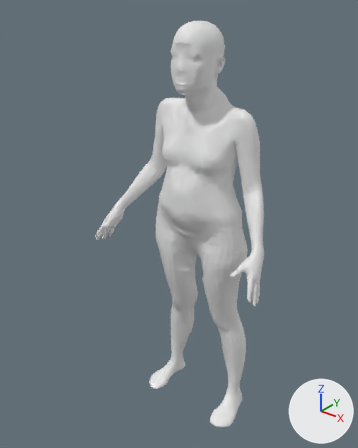
An edit to the glTF model fixtures/presets/female_triangle_XS_155.glb, drawn before and after from the same camera.
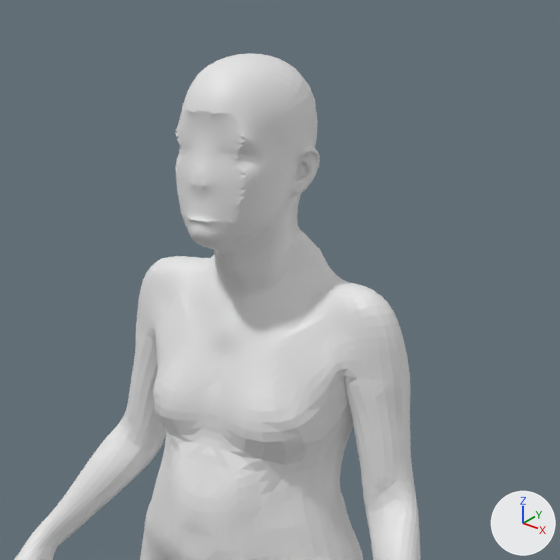
Each version appears first whole from a camera (50 mm lens) standing at (1.009, -1.393, 1.692) and looking at (-0.058, -0.058, 0.865), and next in a close-up on the part from 29% to 89% of the width and 0% to 48% of the height. Every picture has the same lights, and +X, +Y and +Z are marked at lower right. The first two pictures are the older version.

Objects in the first close-up: 'geometry_0'.
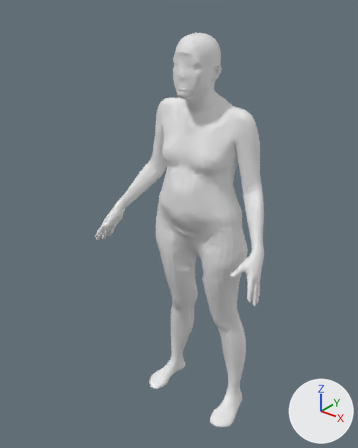
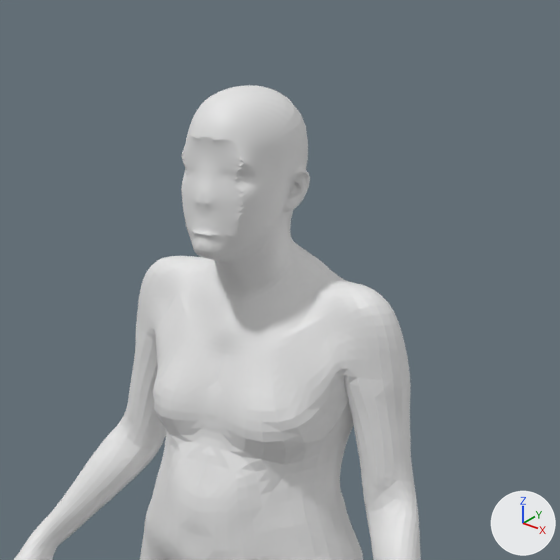
Boxes (x1, y1, x2, y2) around the edits, measured in the close-ups (560 x 560 px; the box of a moved part takes in the faces that stretch with it):
'geometry_0', reshaped: before (14, 53, 421, 560); after (14, 85, 421, 560)
part 1 of me_geometry_0, moved or reshaped: before (176, 53, 330, 275); after (181, 85, 330, 274)

What the commit changed:
me_geometry_0 is used by ob_geometry_0; location (0.0, 0.0, 0.0).
me_geometry_0 had 18439 vertices, 36874 faces and spanned x -0.37..0.37, y -0.23..0.12, z 0.0..1.59.
me_geometry_0 now has 18439 vertices, 36874 faces and spans x -0.37..0.37, y -0.23..0.12, z 0.0..1.55.
me_geometry_0 part 1: 5535 of the vertices in x -0.09..0.09, y -0.13..0.06, z 1.34..1.59 are scaled about their middle by (0.9, 0.904, 0.898), then moved by (0.0, 0.0, -0.02).
